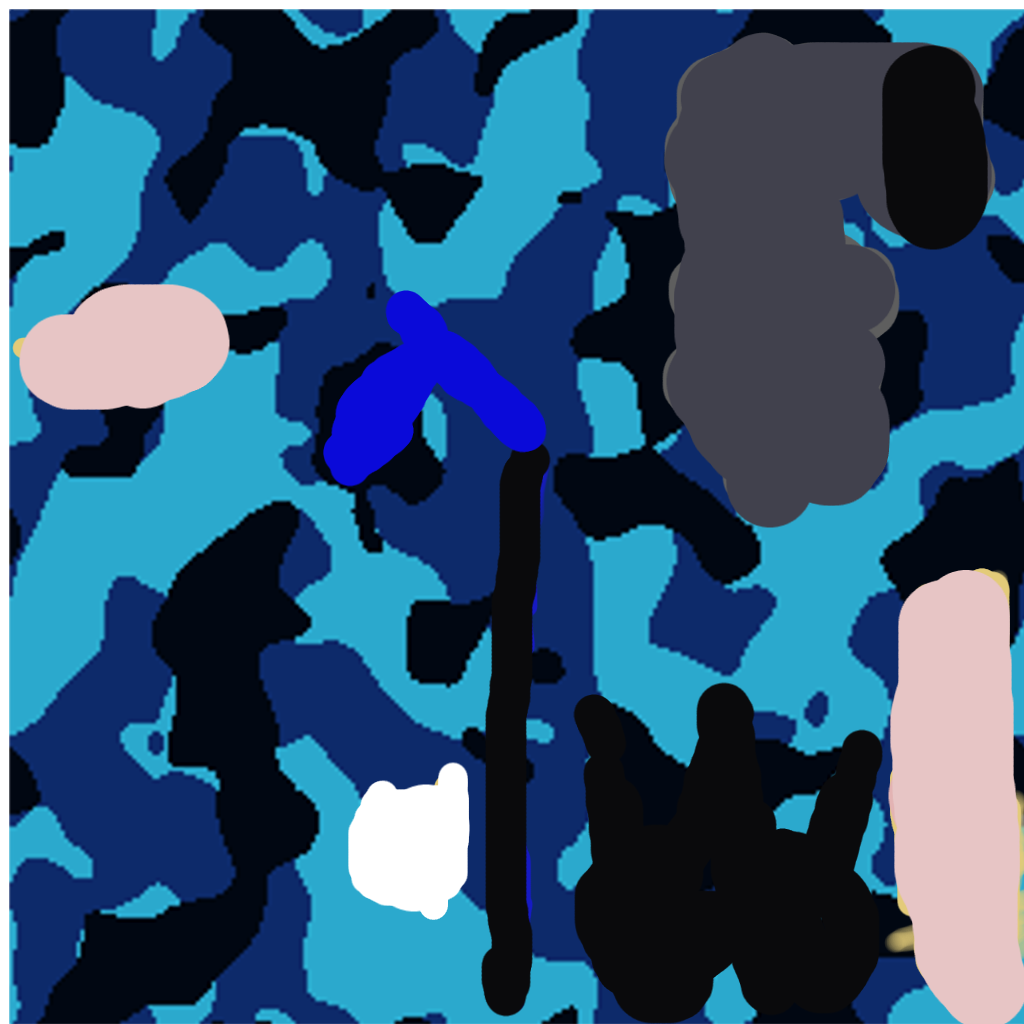
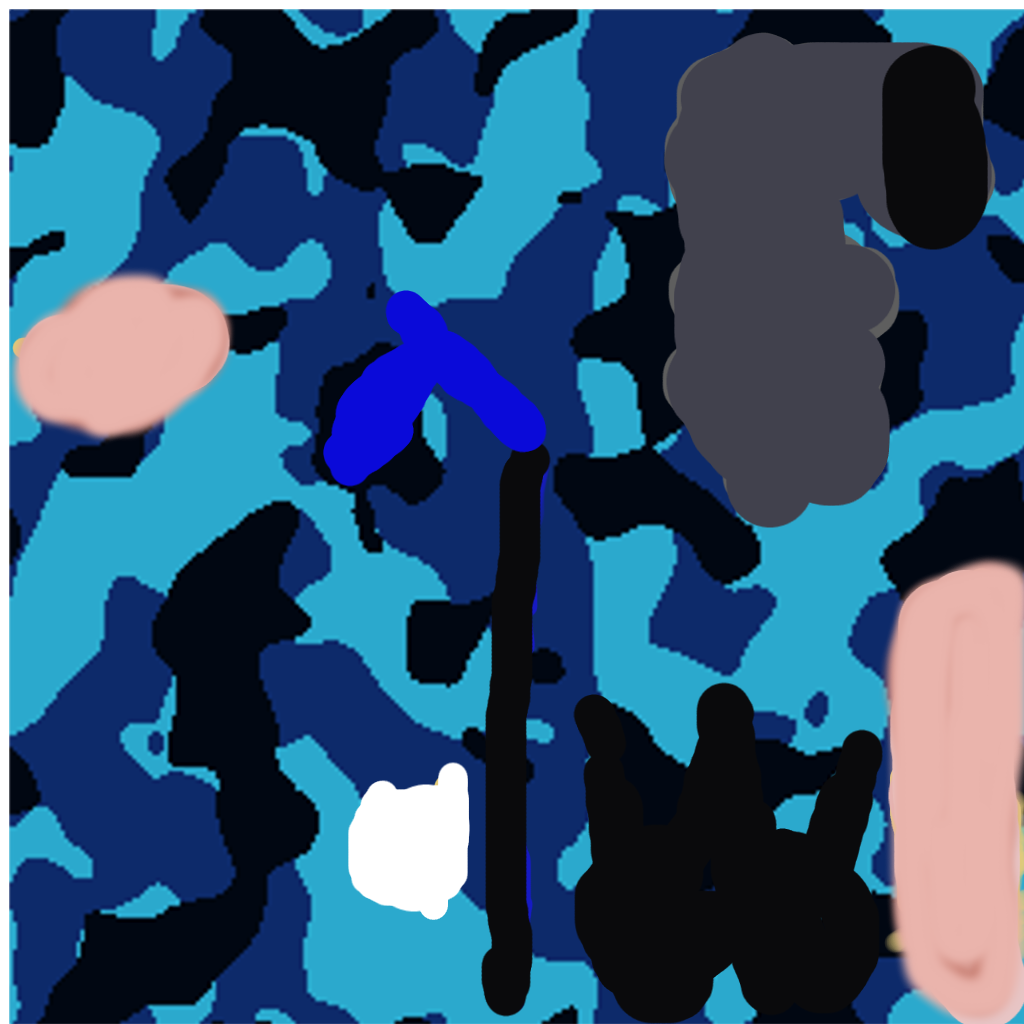
Comparing the layer stacks of the two 1024px x 1024px images. Changes:
painted on "Layer" over box(8, 267, 1024, 1024)
